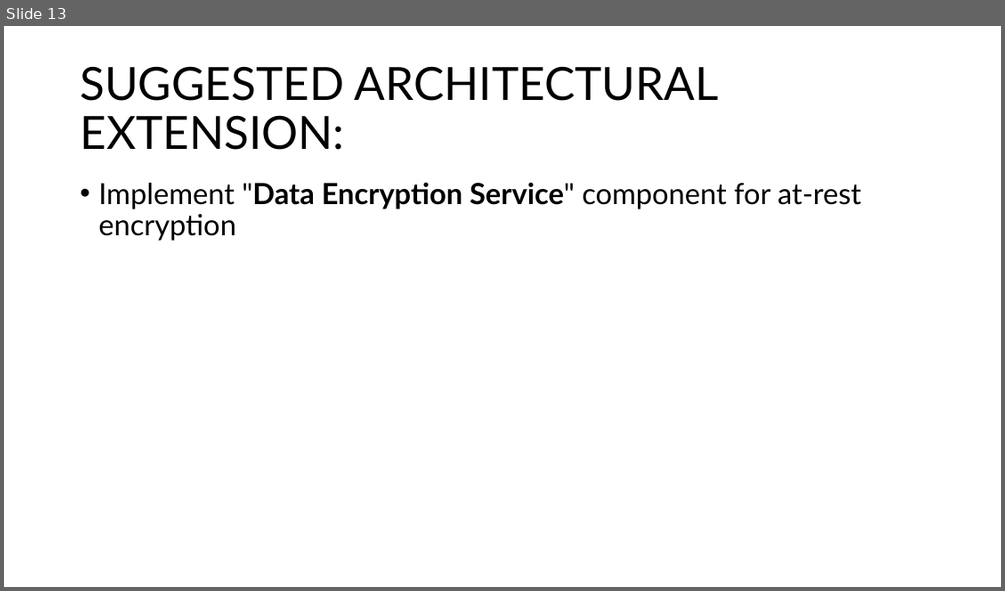
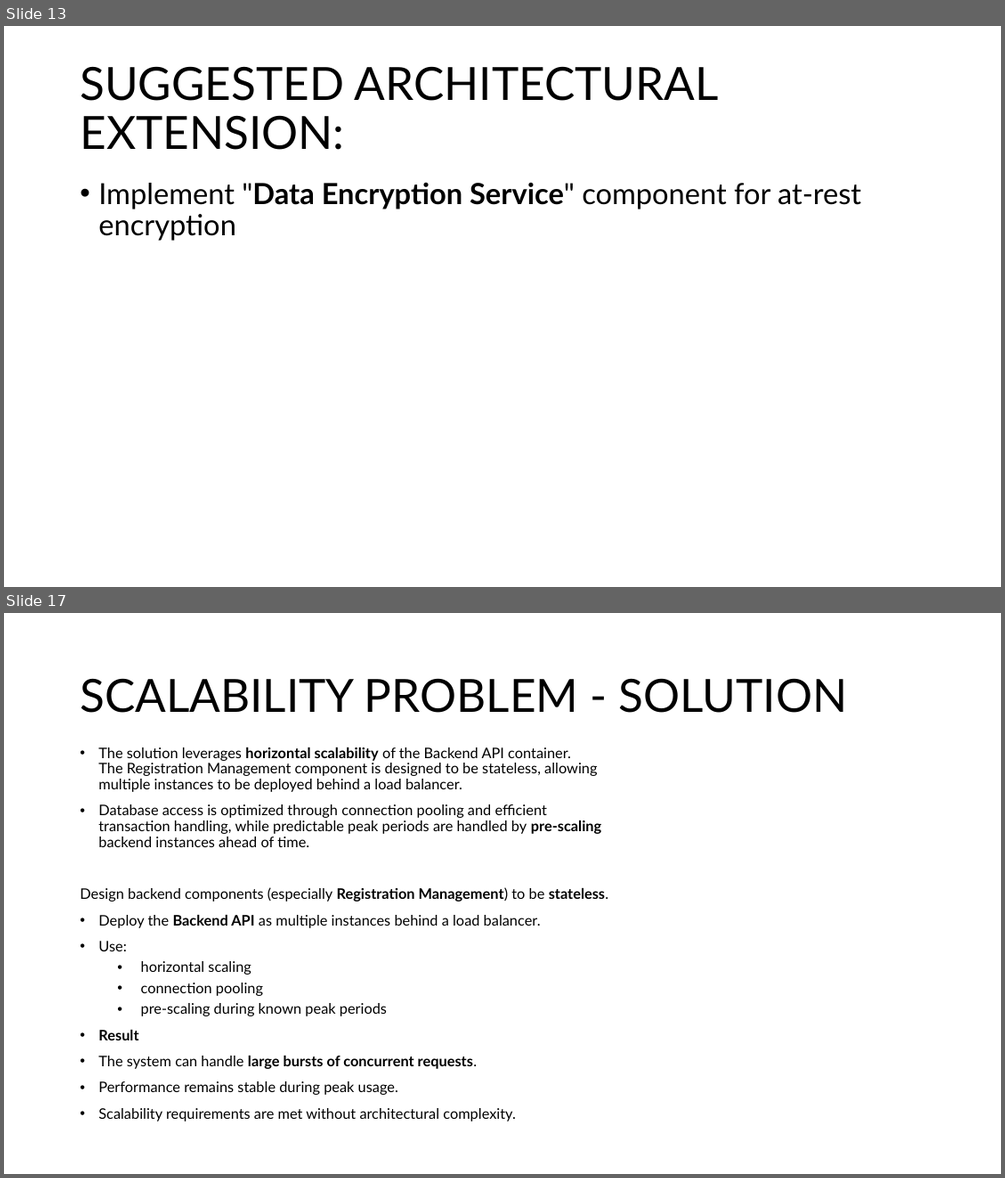
Before and after one commit to mayembe-martin/software_architecture_schedules, a slide deck: M2/Presentation_Qualities.pptx. Shown one above the other, each under a label of ours: slide 13 before the commit, slides 13 and 17 after it; the slides between them are not shown. The pictures are 1005x591 and 1005x1178 pixels, drawn with LibreOffice and Linux fonts; fonts in the diff are those of the drawing. Boxes give left, top, right and bottom in pixels: in the first picture for what was removed or moved away, otherwise in the second. Text is boxed around its words. In the diff, an @@ line names an element or a change of style, - is before the commit and + after.

Commit message:
Added Yash part - Reliability and Scalability qualities - final version pending

```diff
--- a/M2/Presentation_Qualities.pptx
+++ b/M2/Presentation_Qualities.pptx
@@ slide 17 added at bbox=[4, 613, 1001, 1174], background #FFFFFF @@
@@ title added at bbox=[80, 678, 848, 713], 44 pt, text #000000 @@
+SCALABILITY PROBLEM - SOLUTION
@@ text added at bbox=[80, 747, 608, 1121], 14 pt, text #000000 @@
+• The solution leverages horizontal scalability of the Backend API container.
+  The Registration Management component is designed to be stateless, allowing multiple instances to be deployed behind a load balancer.
+• Database access is optimized through connection pooling and efficient transaction handling, while predictable peak periods are handled by pre-scaling backend instances ahead of time.
+Design backend components (especially Registration Management) to be stateless.
+• Deploy the Backend API as multiple instances behind a load balancer.
+• Use:
+  • horizontal scaling
+  • connection pooling
+  • pre-scaling during known peak periods
+• Result
+• The system can handle large bursts of concurrent requests.
+• Performance remains stable during peak usage.
+• Scalability requirements are met without architectural complexity.
```
Also in this commit, not shown: 3 other slides added.
